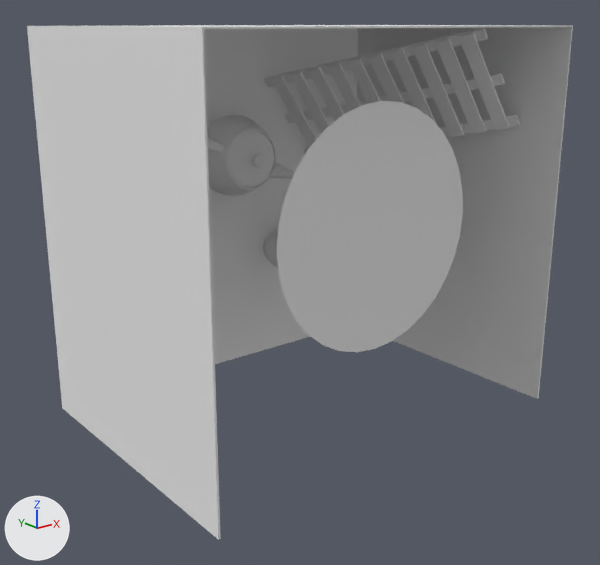
Two versions of the OBJ model public/suzanne.obj, one commit apart.
Both versions are drawn from a 50 mm lens placed at (-12.39, -18.76, 4.34), pointed at (-0.44, -3.82, -1.64). The lights are fixed; the arrows at lower left show +X, +Y and +Z. Where no turn or scale is listed for an object, it has been applied to the vertices. Vertices at the same position are counted once.

In view in the first picture: 'Cube', 'Light_Cone.001', 'Teapot', 'trap'.
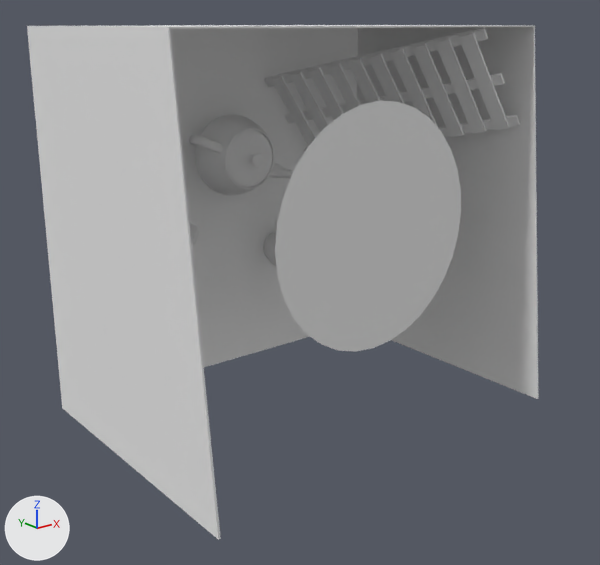
The change in detail:
me_cube has 16 vertices, 28 faces and spans x -5.09..4.84, y -7.17..0.04, z -5.02..4.27.
me_cube is used by ob_cube; location (0.0, 0.0, 0.0).
Verts and faces of me_cube; kept vertices keep their numbers, new ones are numbered from 16.
Before the commit, vertices of me_cube: 0 (-5.04, 0.02, -5.02) at pixel (64, 408), 1 (-5.04, -7.17, -5.02) at pixel (220, 538), 2 (-5.04, 0.02, 4.24) at pixel (28, 27), 3 (-5.04, -7.17, 4.24) at pixel (203, 29), 7 (4.79, -7.17, 4.24) at pixel (572, 27).
Before the commit, vertices of me_cube: 8 (-5.08, 0.04, -5.02) at pixel (62, 408), 9 (-5.09, -7.17, -5.02) at pixel (218, 539), 10 (-5.07, 0.04, 4.26) at pixel (26, 26), 11 (-5.08, -7.17, 4.27) at pixel (201, 27), 12 (4.83, 0.04, -5.02).
Before the commit, vertices of me_cube: 13 (4.84, -7.17, -5.02) at pixel (538, 398), 14 (4.82, 0.04, 4.26) at pixel (358, 25), 15 (4.83, -7.17, 4.27) at pixel (573, 25).
Part 1, on me_cube:
Faces deleted: (0, 2, 1), (8, 9, 10), (12, 14, 13), (1, 2, 3), (9, 11, 10), (13, 14, 15).
Vertices 3, 7, 11, 15 move by (0.0, 1.05, 0.0).
New faces: (0, 3, 1), (8, 11, 10), (12, 14, 15), (0, 2, 3), (8, 9, 11), (12, 15, 13).

Location of each change, [x1, y1, x2, y2] in pixels of the pictures (600 x 565 px; the box of a moved part takes in the faces that stretch with it):
part 1 of me_cube, moved or reshaped: before [166, 25, 573, 532]; after [166, 25, 539, 532]
